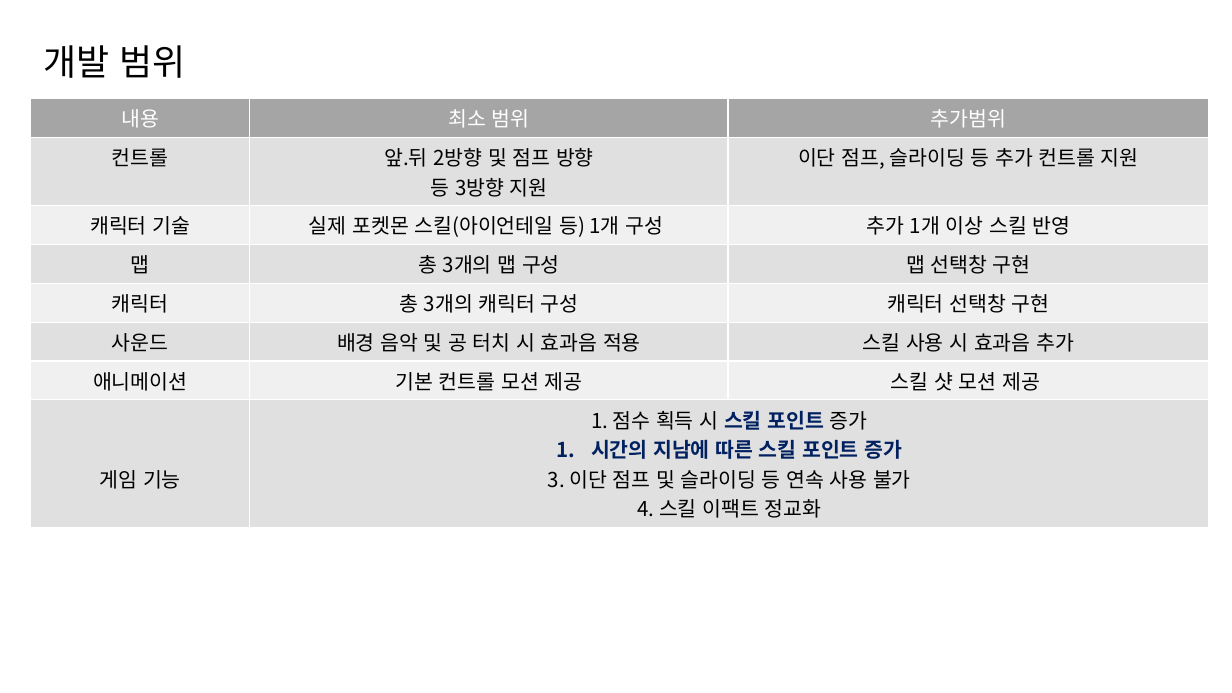
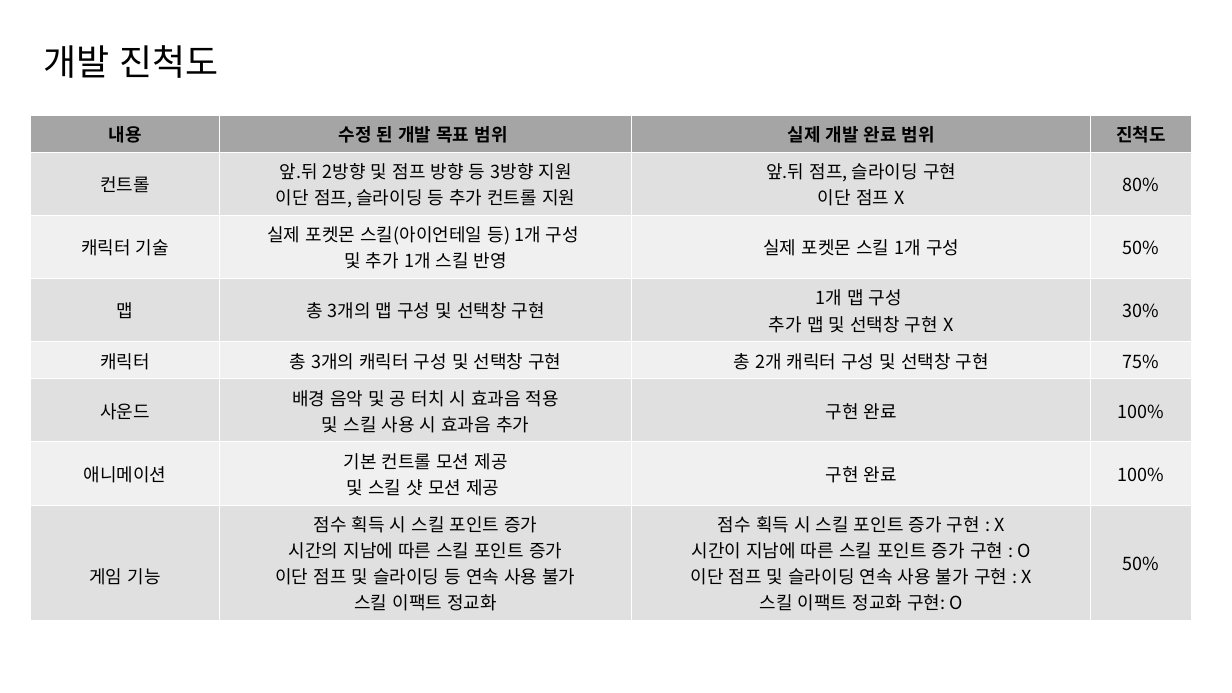
Before and after one commit to KwonSe-Jin/2DGP_Project, a slide deck: slide 2 of ppt/최종 발표.pptx. Drawn at 1232x693 pixels with LibreOffice and Linux fonts; fonts in the diff are those of the drawing. Boxes give left, top, right and bottom in pixels: in the first picture for what was removed or moved away, otherwise in the second. Text is boxed around its words. In the diff, an @@ line names an element or a change of style, - is before the commit and + after.

```diff
--- a/ppt/최종 발표.pptx
+++ b/ppt/최종 발표.pptx
@@ text "개발 진척도": place and size @@
-text "개발 진척도" at [30, 24, 711, 99]
+text "개발 진척도" at [43, 45, 218, 78]
@@ text at [43, 45, 218, 78]: text changed @@
-개발 범위
+개발 진척도
@@ table at [30, 115, 1192, 620] @@
-column 2: 최소 범위 | 앞.뒤 2방향 및 점프 방향 / 등 3방향 지원 | 실제 포켓몬 스킬(아이언테일 등) 1개 구성 | 총 3개의 맵 구성 | 총 3개의 캐릭터 구성 | 배경 음악 및 공 터치 시 효과음 적용 | 기본 컨트롤 모션 제공 | 1. 점수 획득 시 스킬 포인트 증가 / 시간의 지남에 따른 스킬 포인트 증가 / 3. 이단 점프 및 슬라이딩 등 연속 사용 불가 / 4. 스킬 이팩트 정교화
-column 3: 추가범위 | 이단 점프, 슬라이딩 등 추가 컨트롤 지원 | 추가 1개 이상 스킬 반영 | 맵 선택창 구현 | 캐릭터 선택창 구현 | 스킬 사용 시 효과음 추가 | 스킬 샷 모션 제공 | 
+column 2: 수정 된 개발 목표 범위 | 앞.뒤 2방향 및 점프 방향 등 3방향 지원 / 이단 점프, 슬라이딩 등 추가 컨트롤 지원 | 실제 포켓몬 스킬(아이언테일 등) 1개 구성 / 및 추가 1개 스킬 반영 | 총 3개의 맵 구성 및 선택창 구현 | 총 3개의 캐릭터 구성 및 선택창 구현 | 배경 음악 및 공 터치 시 효과음 적용 / 및 스킬 사용 시 효과음 추가 | 기본 컨트롤 모션 제공 / 및 스킬 샷 모션 제공 | 점수 획득 시 스킬 포인트 증가 / 시간의 지남에 따른 스킬 포인트 증가 / 이단 점프 및 슬라이딩 등 연속 사용 불가 / 스킬 이팩트 정교화
+column 3: 실제 개발 완료 범위 | 앞.뒤 점프, 슬라이딩 구현 / 이단 점프 X | 실제 포켓몬 스킬 1개 구성 | 1개 맵 구성 / 추가 맵 및 선택창 구현 X | 총 2개 캐릭터 구성 및 선택창 구현 | 구현 완료 | 구현 완료 | 점수 획득 시 스킬 포인트 증가 구현 : X / 시간이 지남에 따른 스킬 포인트 증가 구현 : O / 이단 점프 및 슬라이딩 연속 사용 불가 구현 : X / 스킬 이팩트 정교화 구현: O
+column 4: 진척도 | 80% | 50% | 30% | 75% | 100% | 100% | 50%
@@ table: place and size @@
-table at [30, 98, 1209, 522]
+table at [30, 115, 1192, 620]
```
Also in this commit, not shown: 6 other files.
